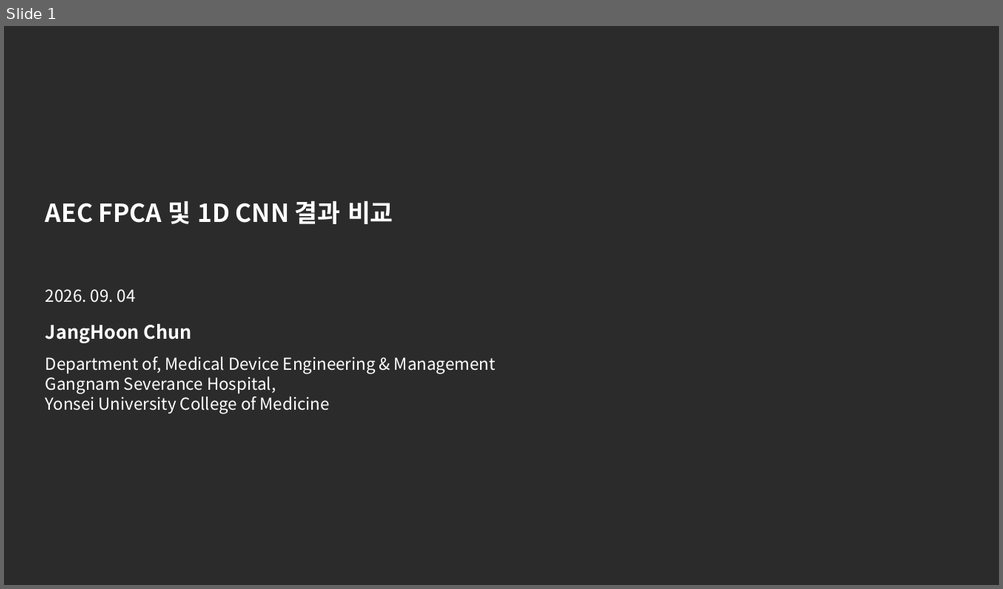
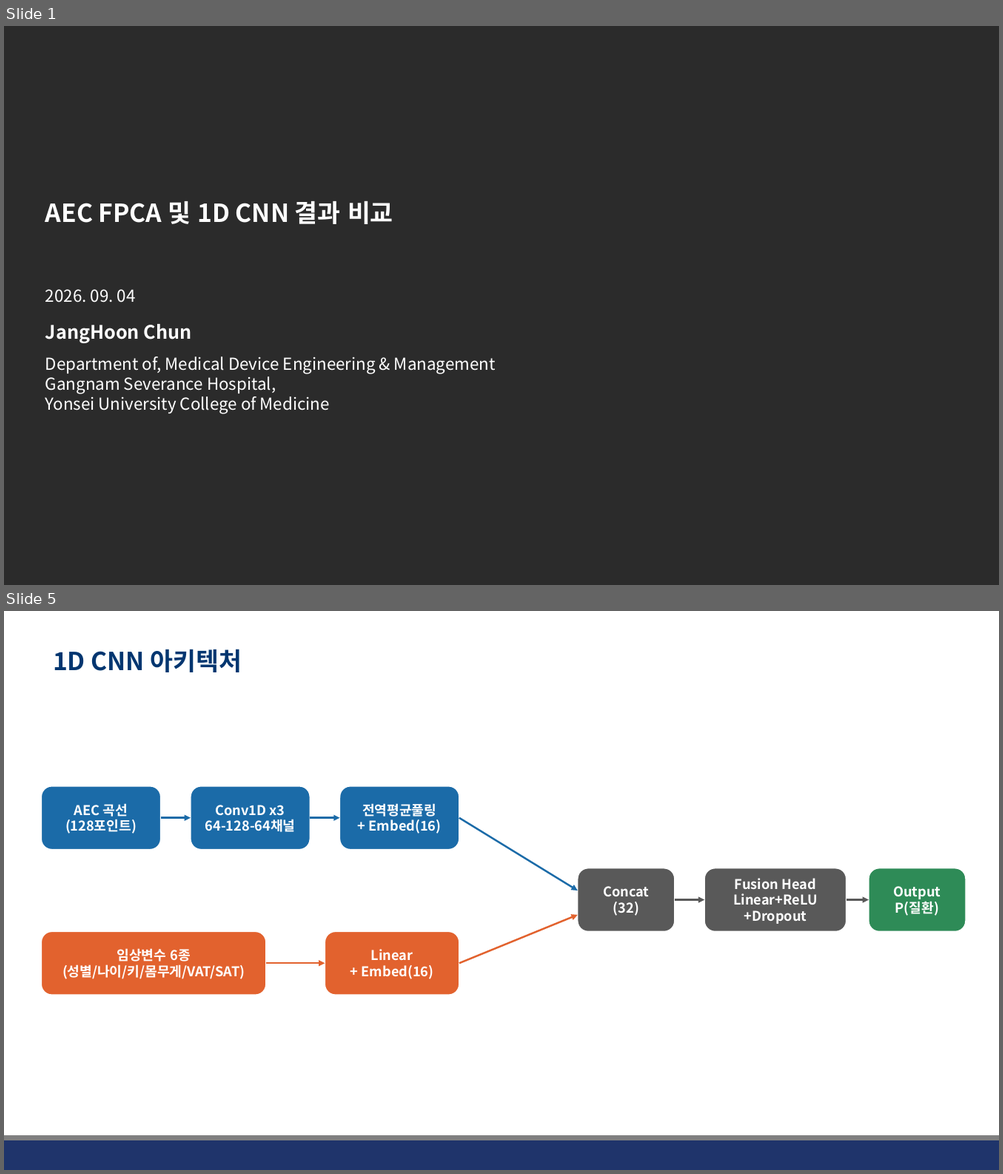
Before and after one commit to JHWannabe/Clinical_Study, a slide deck: docs/260904_AEC FPCA 및 1D CNN 결과 비교.pptx. Shown one above the other, each under a label of ours: slide 1 before the commit, slides 1 and 5 after it; the slides between them are not shown. The pictures are 1003x589 and 1003x1174 pixels, drawn with LibreOffice and Linux fonts; fonts in the diff are those of the drawing; background and template pictures are left out; a plain dark background stands for a picture behind light text. Boxes give left, top, right and bottom in pixels: in the first picture for what was removed or moved away, otherwise in the second. Text is boxed around its words. In the diff, an @@ line names an element or a change of style, - is before the commit and + after.

```diff
--- a/docs/260904_AEC FPCA 및 1D CNN 결과 비교.pptx
+++ b/docs/260904_AEC FPCA 및 1D CNN 결과 비교.pptx
@@ slide 5 added at <box>4,611,999,1170</box>, background #FFFFFF @@
@@ title added at <box>53,649,242,672</box>, 24 pt, text #023670, bold @@
+1D CNN 아키텍처
@@ rounded rectangle added at <box>41,786,161,850</box>, fill #1B6BA8, outline #FFFFFF 1 pt, 13 pt, text #FFFFFF, bold @@
+AEC 곡선
+(128포인트)
@@ rounded rectangle added at <box>190,786,310,850</box>, fill #1B6BA8, outline #FFFFFF 1 pt, 13 pt, text #FFFFFF, bold @@
+Conv1D x3
+64-128-64채널
@@ rounded rectangle added at <box>340,786,459,850</box>, fill #1B6BA8, outline #FFFFFF 1 pt, 13 pt, text #FFFFFF, bold @@
+전역평균풀링
++ Embed(16)
@@ arrow added from (161, 817) to (190, 817), #1B6BA8 1.75 pt @@
@@ arrow added from (310, 817) to (340, 817), #1B6BA8 1.75 pt @@
@@ arrow added from (459, 817) to (578, 891), #1B6BA8 1.75 pt @@
@@ rounded rectangle added at <box>578,869,674,932</box>, fill #595959, outline #FFFFFF 1 pt, 13 pt, text #FFFFFF, bold @@
+Concat
+(32)
@@ rounded rectangle added at <box>705,869,846,932</box>, fill #595959, outline #FFFFFF 1 pt, 13 pt, text #FFFFFF, bold @@
+Fusion Head
+Linear+ReLU
++Dropout
@@ rounded rectangle added at <box>869,869,966,932</box>, fill #2E8B57, outline #FFFFFF 1 pt, 13 pt, text #FFFFFF, bold @@
+Output
+P(질환)
@@ arrow added from (459, 963) to (578, 915), #E2622E 1.75 pt @@
@@ arrow added from (674, 900) to (705, 900), #595959 1.75 pt @@
@@ arrow added from (846, 900) to (869, 900), #595959 1.75 pt @@
@@ rounded rectangle added at <box>41,932,266,995</box>, fill #E2622E, outline #FFFFFF 1 pt, 13 pt, text #FFFFFF, bold @@
+임상변수 6종
+(성별/나이/키/몸무게/VAT/SAT)
@@ rounded rectangle added at <box>325,932,459,995</box>, fill #E2622E, outline #FFFFFF 1 pt, 13 pt, text #FFFFFF, bold @@
+Linear
++ Embed(16)
@@ arrow added from (266, 963) to (325, 963), #E2622E 1.75 pt @@
@@ rectangle added at <box>4,1141,999,1170</box>, fill #1F346B @@
@@ line added from (4, 1139) to (999, 1139), #808080 4.5 pt @@
```
Also in this commit, not shown: 3 slides changed, 3 other slides added, 13 slides removed, 15 other files.
